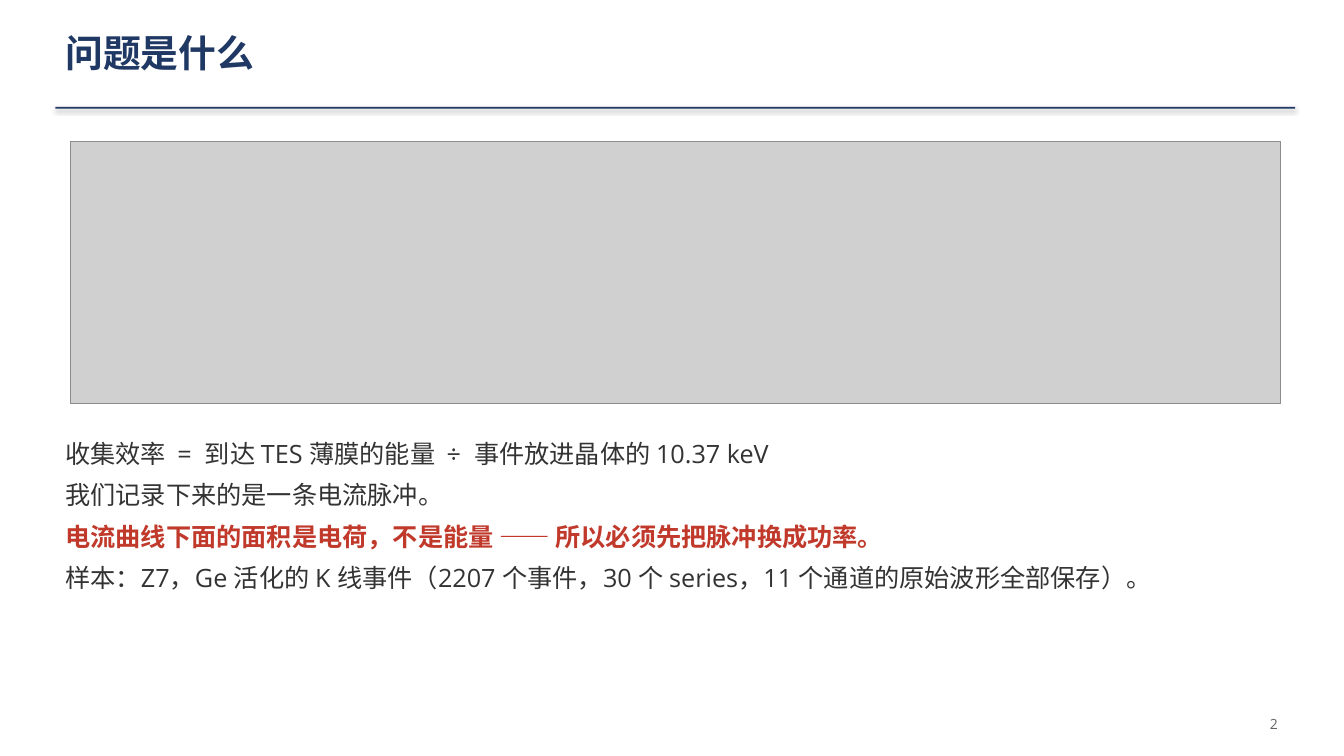
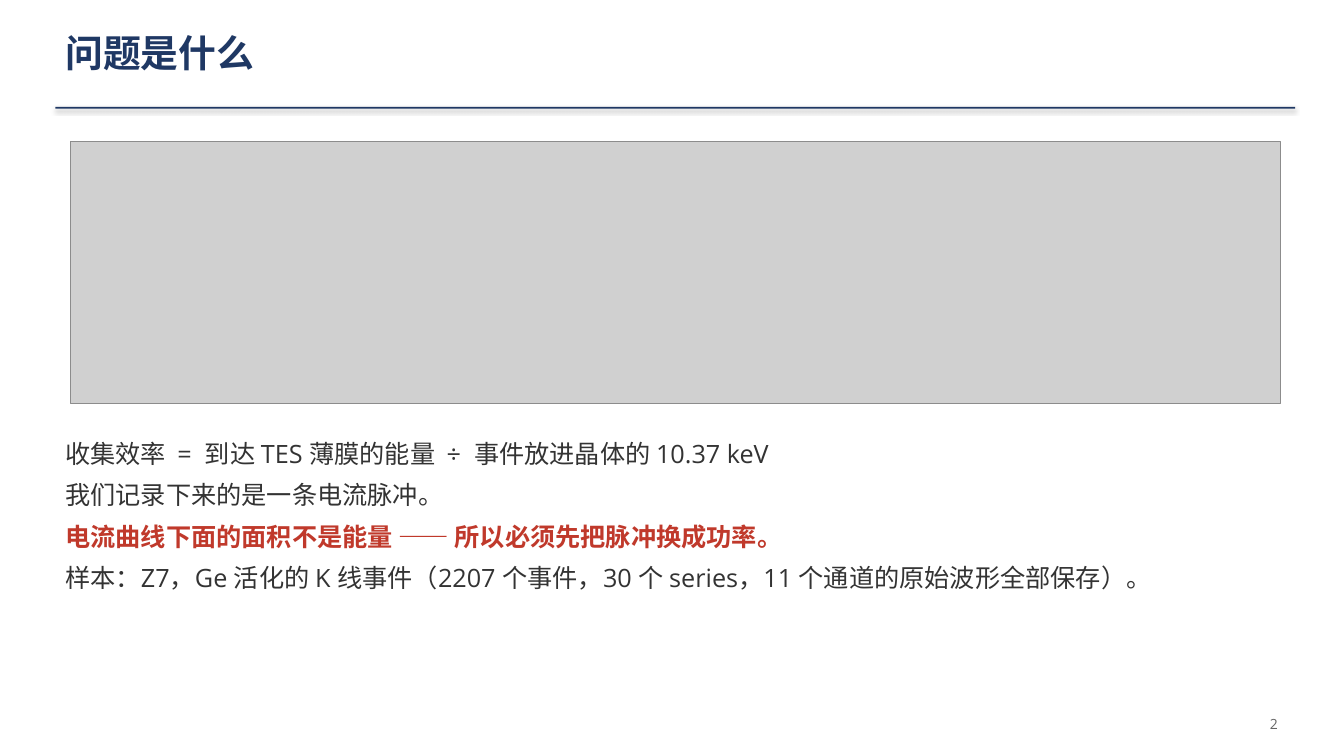
Before and after one commit to ZhihengLi0/urop, a slide deck: slide 2 of snolab/collection_efficiency/presentation/SNOLAB_R4_collection_efficiency_20260910_zh.pptx. Drawn at 1344x756 pixels with LibreOffice and Linux fonts; fonts in the diff are those of the drawing; grey boxes stand for pictures. Boxes give left, top, right and bottom in pixels: in the first picture for what was removed or moved away, otherwise in the second. Text is boxed around its words. In the diff, an @@ line names an element or a change of style, - is before the commit and + after.

```diff
--- a/snolab/collection_efficiency/presentation/SNOLAB_R4_collection_efficiency_20260910_zh.pptx
+++ b/snolab/collection_efficiency/presentation/SNOLAB_R4_collection_efficiency_20260910_zh.pptx
@@ text at (x1=65, y1=524, x2=783, y2=549): text changed @@
-电流曲线下面的面积是电荷，不是能量 —— 所以必须先把脉冲换成功率。
+电流曲线下面的面积不是能量 —— 所以必须先把脉冲换成功率。
```
Also in this commit, not shown: 1 other slide changed, 5 other files.
